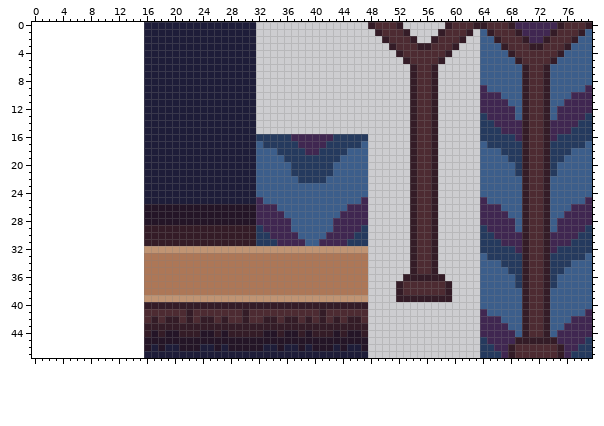
One commit to this pixel-art file: Assets/Sprites/Tiles.aseprite. Above is the file before it was changed.
64x48 pixels, 1 frame. The old version is drawn lined up with the new one, on the new canvas.
After:
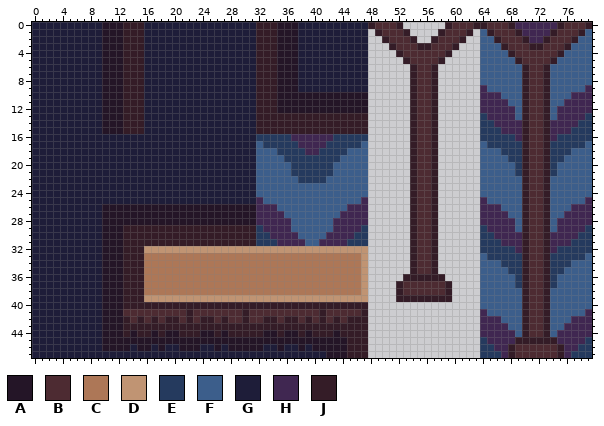
Palette (. is transparent): A #241527  B #4d2b32  C #ad7757  D #c09473  E #253a5e  F #3c5e8b  G #1e1d39  H #402751  J #341c27
Author's note on the commit: Add basic level in Gameplay scene
Change:
canvas 64x48 -> 80x48, the old top-left corner now at 16,0
@@ x 0..49 @@
- 0 ................GGGGGGGGGGGGGGGG................JB
- 1 ................GGGGGGGGGGGGGGGG.................J
- 2 ................GGGGGGGGGGGGGGGG..................
- 3 ................GGGGGGGGGGGGGGGG..................
- 4 ................GGGGGGGGGGGGGGGG..................
- 5 ................GGGGGGGGGGGGGGGG..................
- 6 ................GGGGGGGGGGGGGGGG..................
- 7 ................GGGGGGGGGGGGGGGG..................
- 8 ................GGGGGGGGGGGGGGGG..................
- 9 ................GGGGGGGGGGGGGGGG..................
-10 ................GGGGGGGGGGGGGGGG..................
-11 ................GGGGGGGGGGGGGGGG..................
-12 ................GGGGGGGGGGGGGGGG..................
-13 ................GGGGGGGGGGGGGGGG..................
-14 ................GGGGGGGGGGGGGGGG..................
-15 ................GGGGGGGGGGGGGGGG..................
-16 ................GGGGGGGGGGGGGGGGEEEEEHHHHHHEEEEE..
-17 ................GGGGGGGGGGGGGGGGFEEEEEHHHHEEEEEF..
-18 ................GGGGGGGGGGGGGGGGFFFEEEEHHEEEEFFF..
-19 ................GGGGGGGGGGGGGGGGFFFFEEEEEEEEFFFF..
-20 ................GGGGGGGGGGGGGGGGFFFFFEEEEEEFFFFF..
-21 ................GGGGGGGGGGGGGGGGFFFFFEEEEEEFFFFF..
-22 ................GGGGGGGGGGGGGGGGFFFFFFEEEEFFFFFF..
-23 ................GGGGGGGGGGGGGGGGFFFFFFFFFFFFFFFF..
-24 ................GGGGGGGGGGGGGGGGFFFFFFFFFFFFFFFF..
-25 ................GGGGGGGGGGGGGGGGHFFFFFFFFFFFFFFH..
-26 ................AAAAAAAAAAAAAAAAHHHFFFFFFFFFFHHH..
-27 ................AAAAAAAAAAAAAAAAHHHHFFFFFFFFHHHH..
-28 ................AAAAAAAAAAAAAAAAHHHHHFFFFFFHHHHH..
-29 ................JJJJJJJJJJJJJJJJEHHHHFFFFFFHHHHE..
-30 ................JJJJJJJJJJJJJJJJEEHHHHFFFFHHHHEE..
-31 ................JJJJJJJJJJJJJJJJEEEHHHHFFHHHHEEE..
-32 ................DDDDDDDDDDDDDDDDDDDDDDDDDDDDDDDD..
-33 ................CCCCCCCCCCCCCCCCCCCCCCCCCCCCCCCC..
-34 ................CCCCCCCCCCCCCCCCCCCCCCCCCCCCCCCC..
-35 ................CCCCCCCCCCCCCCCCCCCCCCCCCCCCCCCC..
-36 ................CCCCCCCCCCCCCCCCCCCCCCCCCCCCCCCC..
-37 ................CCCCCCCCCCCCCCCCCCCCCCCCCCCCCCCC..
-38 ................CCCCCCCCCCCCCCCCCCCCCCCCCCCCCCCC..
-39 ................DDDDDDDDDDDDDDDDDDDDDDDDDDDDDDDD..
-40 ................JJJJJJJJJJJJJJJJJJJJJJJJJJJJJJJJ..
-41 ................BBBBBBJBBBBBBBJBBBBBBBBBBJBBBBBB..
-42 ................BJBJJBJBJJBJBBJBBJJBJJBJBJBJBJJB..
-43 ................JJJJJJJJJJJJJJJJJJJJJJJJJJJJJJJJ..
-44 ................JAJAAJJJAAJAJJJJJAAJAAJAJJJAJAAJ..
-45 ................AAAAAAAAAAAAAAAAAAAAAAAAAAAAAAAA..
-46 ................AGAGGAAAGGAGAAAAAGGAGGAGAAAGAGGA..
-47 ................GGGGGGGGGGGGGGGGGGGGGGGGGGGGGGGG..
+ 0 GGGGGGGGGGAAAJJJGGGGGGGGGGGGGGGGJJJAAAGGGGGGGGGGJB
+ 1 GGGGGGGGGGAAAJJJGGGGGGGGGGGGGGGGJJJAAAGGGGGGGGGG.J
+ 2 GGGGGGGGGGAAAJJJGGGGGGGGGGGGGGGGJJJAAAGGGGGGGGGG..
+ 3 GGGGGGGGGGAAAJJJGGGGGGGGGGGGGGGGJJJAAAGGGGGGGGGG..
+ 4 GGGGGGGGGGAAAJJJGGGGGGGGGGGGGGGGJJJAAAGGGGGGGGGG..
+ 5 GGGGGGGGGGAAAJJJGGGGGGGGGGGGGGGGJJJAAAGGGGGGGGGG..
+ 6 GGGGGGGGGGAAAJJJGGGGGGGGGGGGGGGGJJJAAAGGGGGGGGGG..
+ 7 GGGGGGGGGGAAAJJJGGGGGGGGGGGGGGGGJJJAAAGGGGGGGGGG..
+ 8 GGGGGGGGGGAAAJJJGGGGGGGGGGGGGGGGJJJAAAGGGGGGGGGG..
+ 9 GGGGGGGGGGAAAJJJGGGGGGGGGGGGGGGGJJJAAAGGGGGGGGGG..
+10 GGGGGGGGGGAAAJJJGGGGGGGGGGGGGGGGJJJAAAAAAAAAAAAA..
+11 GGGGGGGGGGAAAJJJGGGGGGGGGGGGGGGGJJJAAAAAAAAAAAAA..
+12 GGGGGGGGGGAAAJJJGGGGGGGGGGGGGGGGJJJAAAAAAAAAAAAA..
+13 GGGGGGGGGGAAAJJJGGGGGGGGGGGGGGGGJJJJJJJJJJJJJJJJ..
+14 GGGGGGGGGGAAAJJJGGGGGGGGGGGGGGGGJJJJJJJJJJJJJJJJ..
+15 GGGGGGGGGGAAAJJJGGGGGGGGGGGGGGGGJJJJJJJJJJJJJJJJ..
+16 GGGGGGGGGGGGGGGGGGGGGGGGGGGGGGGGEEEEEHHHHHHEEEEE..
+17 GGGGGGGGGGGGGGGGGGGGGGGGGGGGGGGGFEEEEEHHHHEEEEEF..
+18 GGGGGGGGGGGGGGGGGGGGGGGGGGGGGGGGFFFEEEEHHEEEEFFF..
+19 GGGGGGGGGGGGGGGGGGGGGGGGGGGGGGGGFFFFEEEEEEEEFFFF..
+20 GGGGGGGGGGGGGGGGGGGGGGGGGGGGGGGGFFFFFEEEEEEFFFFF..
+21 GGGGGGGGGGGGGGGGGGGGGGGGGGGGGGGGFFFFFEEEEEEFFFFF..
+22 GGGGGGGGGGGGGGGGGGGGGGGGGGGGGGGGFFFFFFEEEEFFFFFF..
+23 GGGGGGGGGGGGGGGGGGGGGGGGGGGGGGGGFFFFFFFFFFFFFFFF..
+24 GGGGGGGGGGGGGGGGGGGGGGGGGGGGGGGGFFFFFFFFFFFFFFFF..
+25 GGGGGGGGGGGGGGGGGGGGGGGGGGGGGGGGHFFFFFFFFFFFFFFH..
+26 GGGGGGGGGGAAAAAAAAAAAAAAAAAAAAAAHHHFFFFFFFFFFHHH..
+27 GGGGGGGGGGAAAAAAAAAAAAAAAAAAAAAAHHHHFFFFFFFFHHHH..
+28 GGGGGGGGGGAAAAAAAAAAAAAAAAAAAAAAHHHHHFFFFFFHHHHH..
+29 GGGGGGGGGGAAAJJJJJJJJJJJJJJJJJJJEHHHHFFFFFFHHHHE..
+30 GGGGGGGGGGAAAJJJJJJJJJJJJJJJJJJJEEHHHHFFFFHHHHEE..
+31 GGGGGGGGGGAAAJJJJJJJJJJJJJJJJJJJEEEHHHHFFHHHHEEE..
+32 GGGGGGGGGGAAAJJJDDDDDDDDDDDDDDDDDDDDDDDDDDDDDDDD..
+33 GGGGGGGGGGAAAJJJCCCCCCCCCCCCCCCCCCCCCCCCCCCCCCCD..
+34 GGGGGGGGGGAAAJJJCCCCCCCCCCCCCCCCCCCCCCCCCCCCCCCD..
+35 GGGGGGGGGGAAAJJJCCCCCCCCCCCCCCCCCCCCCCCCCCCCCCCD..
+36 GGGGGGGGGGAAAJJJCCCCCCCCCCCCCCCCCCCCCCCCCCCCCCCD..
+37 GGGGGGGGGGAAAJJJCCCCCCCCCCCCCCCCCCCCCCCCCCCCCCCD..
+38 GGGGGGGGGGAAAJJJCCCCCCCCCCCCCCCCCCCCCCCCCCCCCCCD..
+39 GGGGGGGGGGAAAJJJDDDDDDDDDDDDDDDDDDDDDDDDDDDDDDDD..
+40 GGGGGGGGGGAAAJJJJJJJJJJJJJJJJJJJJJJJJJJJJJJJJJJJ..
+41 GGGGGGGGGGAAABBBBBBBBBJBBBBBBBJBBBBBBBBBBJBBBBBJ..
+42 GGGGGGGGGGAAAJBJBJBJJBJBJJBJBBJBBJJBJJBJBJBJBJJJ..
+43 GGGGGGGGGGAAAJJJJJJJJJJJJJJJJJJJJJJJJJJJJJJJJJJJ..
+44 GGGGGGGGGGAAAJAJJAJAAJJJAAJAJJJJJAAJAAJAJJJAJJJJ..
+45 GGGGGGGGGGAAAAAAAAAAAAAAAAAAAAAAAAAAAAAAAAAAAJJJ..
+46 GGGGGGGGGGAAAAGAAGAGGAAAGGAGAAAAAGGAGGAGAAAAAJJJ..
+47 GGGGGGGGGGGGGGGGGGGGGGGGGGGGGGGGGGGGGGGGGGAAAJJJ..
Boxes around the changes in both pictures, in picture pixels (x1, y1, x2, y2):
added: (32, 22, 144, 358)
added: (256, 22, 368, 134)
changed: (326, 253, 368, 358)
